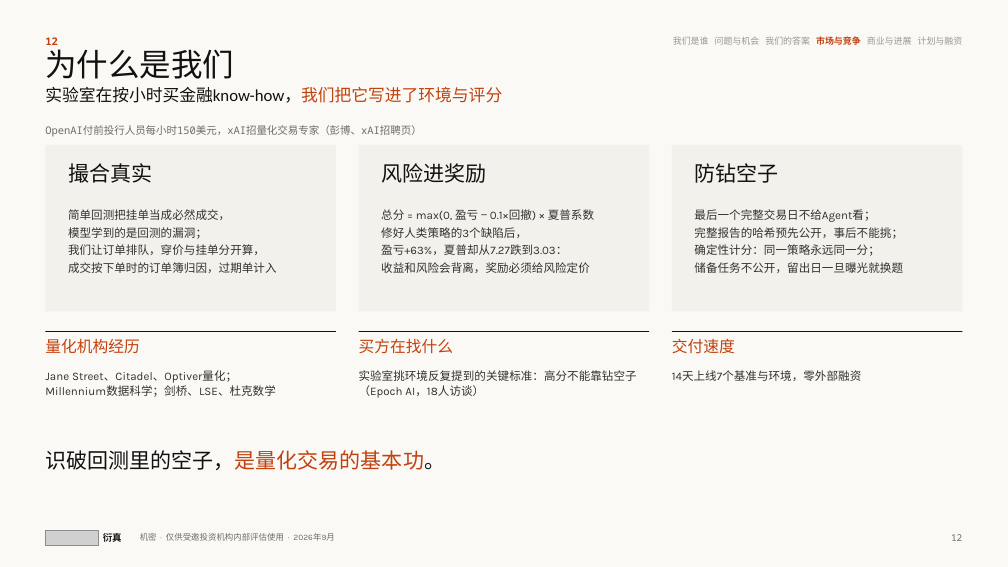
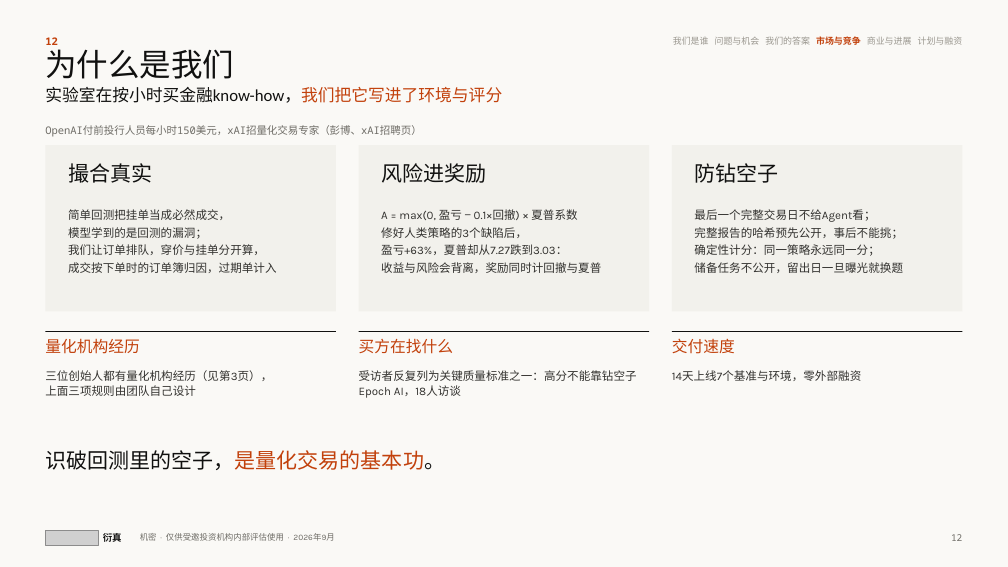
Before and after one commit to wangchen0802/Delta1, a slide deck: slide 12 of SimReal-BP-v34.pptx. Drawn at 1008x567 pixels with LibreOffice and Linux fonts; fonts in the diff are those of the drawing; grey boxes stand for pictures. Boxes give left, top, right and bottom in pixels: in the first picture for what was removed or moved away, otherwise in the second. Text is boxed around its words. In the diff, an @@ line names an element or a change of style, - is before the commit and + after.

```diff
--- a/SimReal-BP-v34.pptx
+++ b/SimReal-BP-v34.pptx
@@ text at box(381, 209, 577, 220): text changed @@
-总分 = max(0, 盈亏 − 0.1×回撤) × 夏普系数
+A = max(0, 盈亏 − 0.1×回撤) × 夏普系数
@@ text at box(381, 262, 601, 273): text changed @@
-收益和风险会背离，奖励必须给风险定价
+收益与风险会背离，奖励同时计回撤与夏普
@@ text at box(45, 370, 272, 396): text changed @@
-Jane Street、Citadel、Optiver量化；
-Millennium数据科学；剑桥、LSE、杜克数学
+三位创始人都有量化机构经历（见第3页），
+上面三项规则由团队自己设计
@@ text at box(359, 370, 637, 398): text changed @@
-实验室挑环境反复提到的关键标准：高分不能靠钻空子（Epoch AI，18人访谈）
+受访者反复列为关键质量标准之一：高分不能靠钻空子
+Epoch AI，18人访谈
```
Also in this commit, not shown: 9 other slides changed, 8 other files.
